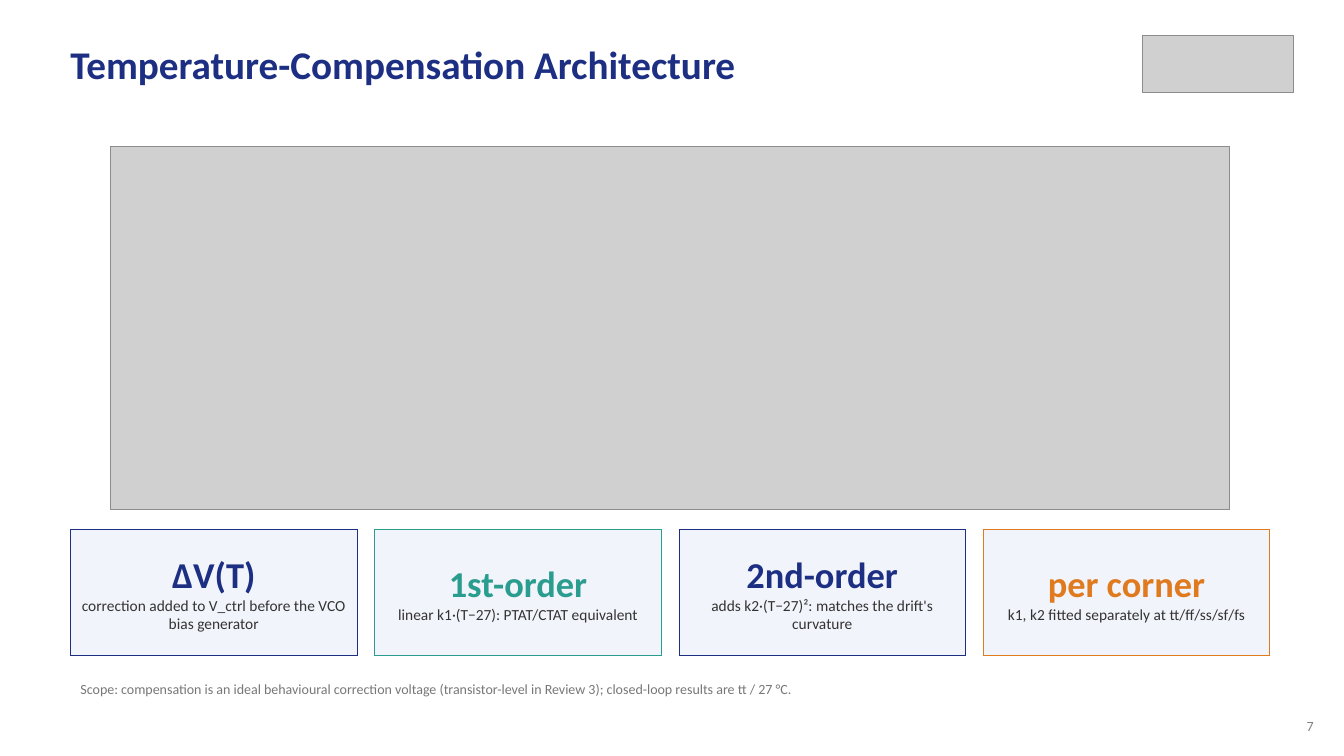
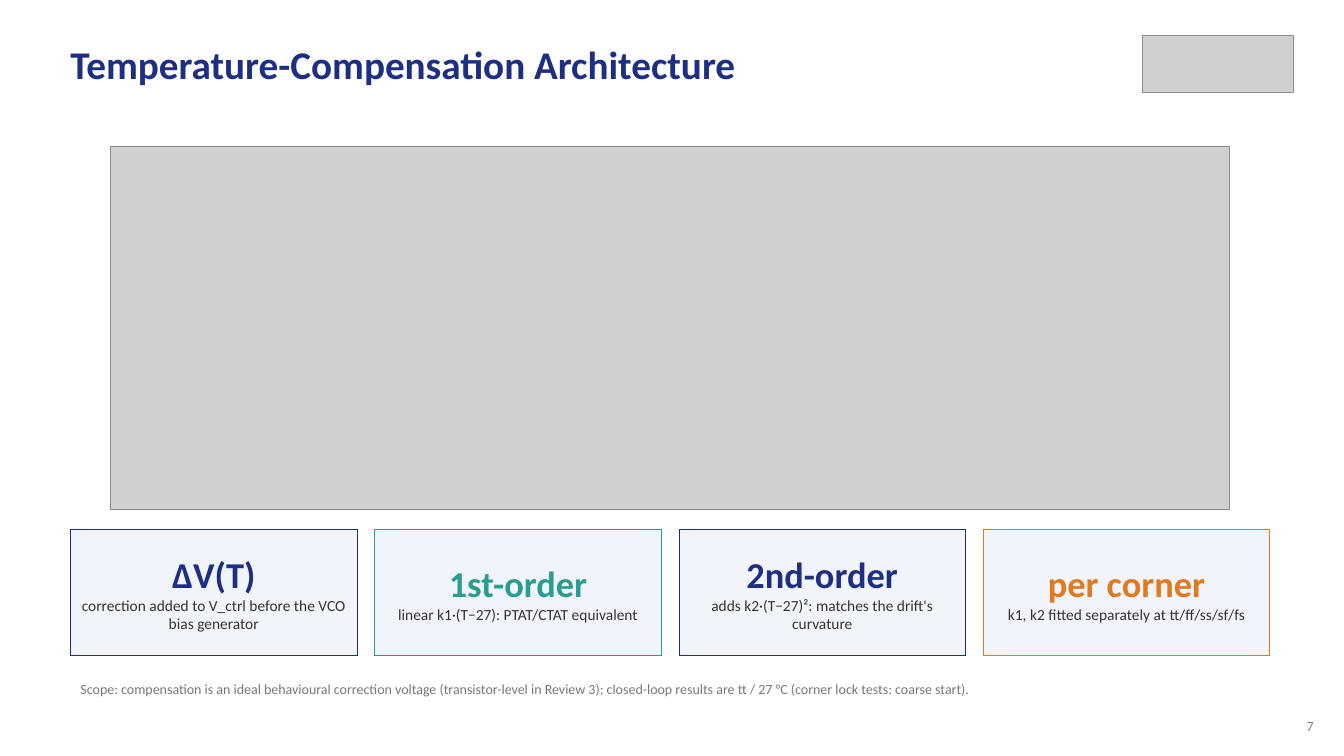
Before and after one commit to pocopepe/visualizer, a slide deck: slide 7 of Design_of_a_Frequency_Synthesiser_Review-2.pptx. Drawn at 1344x756 pixels with LibreOffice and Linux fonts; fonts in the diff are those of the drawing; grey boxes stand for pictures. Boxes give left, top, right and bottom in pixels: in the first picture for what was removed or moved away, otherwise in the second. Text is boxed around its words. In the diff, an @@ line names an element or a change of style, - is before the commit and + after.

```diff
--- a/Design_of_a_Frequency_Synthesiser_Review-2.pptx
+++ b/Design_of_a_Frequency_Synthesiser_Review-2.pptx
@@ text at (80,684,969,697): text changed @@
-Scope: compensation is an ideal behavioural correction voltage (transistor-level in Review 3); closed-loop results are tt / 27 °C.
+Scope: compensation is an ideal behavioural correction voltage (transistor-level in Review 3); closed-loop results are tt / 27 °C (corner lock tests: coarse start).
```
Also in this commit, not shown: 13 other slides changed, 1 slide added, 56 other files.
